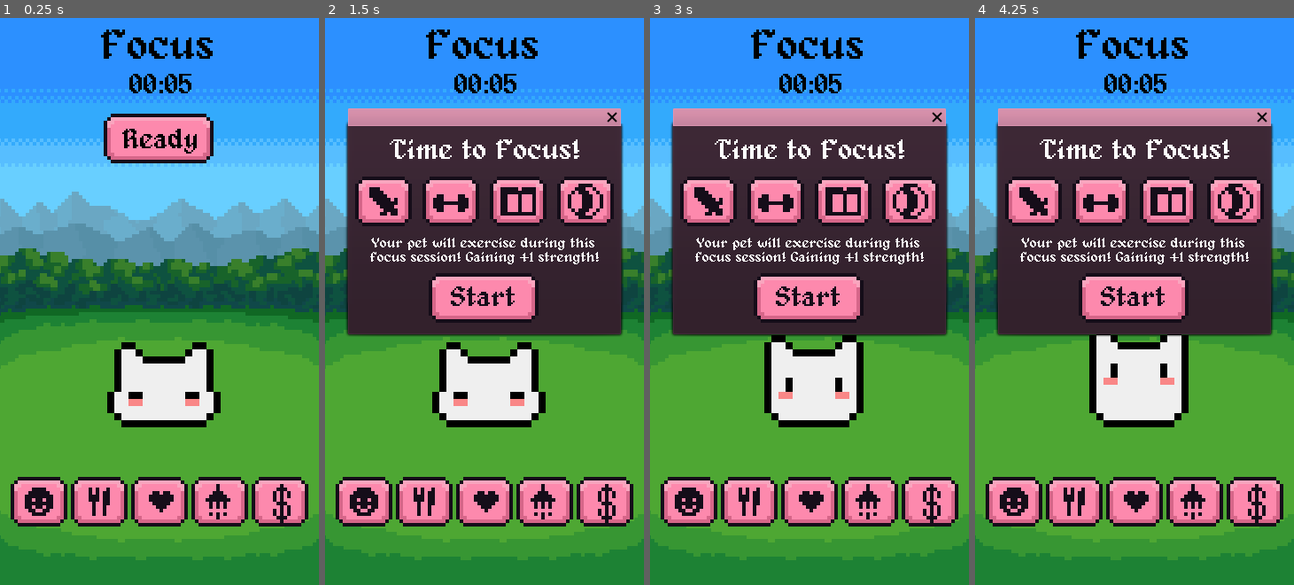
Above: before the commit, frames 1-4 (left to right).
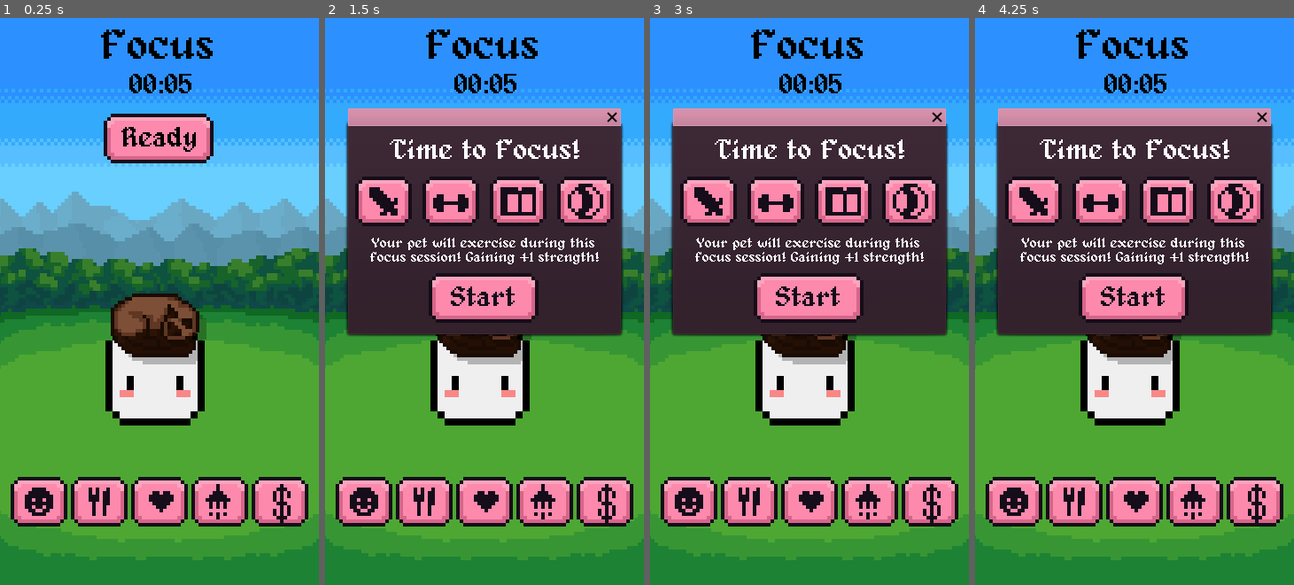
Above: after the commit, the same moments.

Repository: Sleeping-Robot-Games/Pomogotchi
Game: Godot game, scene res://scenes/Main.tscn
Same seed, same stepped clock (60 frames per second), same inputs: the game is played once before the commit and once after it.
Inputs (mouse positions are in pixels of both pictures, inside the frame that each line leads up to):
- Up to frame 1 (0.25 s): no input
- Up to frame 2 (1.5 s): click (484, 137) at 0.5 s; click (484, 137) at 1.25 s
- Up to frame 3 (3 s): click (707, 273) at 2 s; click (707, 273) at 2.75 s
- Up to frame 4 (4.25 s): click (1236, 273) at 3.5 s

The runs differ from the first frame. In frame 1, 5.3% of the frame differs, in the area x 33-70%, y 19-73%; in frame 2, 3.1%; in frame 3, 3.1%; in frame 4, 3.2%.

Commit message:
Creates pet scene

Diff:
--- a/scenes/Main.tscn
+++ b/scenes/Main.tscn
@@ -1,9 +1,7 @@
-[gd_scene load_steps=49 format=2]
+[gd_scene load_steps=46 format=2]
 
 [ext_resource path="res://scripts/Main.gd" type="Script" id=1]
-[ext_resource path="res://assets/blobtest2.png" type="Texture" id=2]
-[ext_resource path="res://assets/blobtest1.png" type="Texture" id=3]
-[ext_resource path="res://assets/blobtest3.png" type="Texture" id=4]
+[ext_resource path="res://scenes/Pet.tscn" type="PackedScene" id=2]
 [ext_resource path="res://resources/theme_focus_group.tres" type="ButtonGroup" id=5]
 [ext_resource path="res://resources/alagard.ttf" type="DynamicFontData" id=6]
 [ext_resource path="res://scripts/FocusPopUp.gd" type="Script" id=7]
@@ -981,14 +979,6 @@
 size = 32
 font_data = ExtResource( 6 )
 
-[sub_resource type="SpriteFrames" id=1]
-animations = [ {
-"frames": [ ExtResource( 3 ), ExtResource( 4 ), ExtResource( 2 ) ],
-"loop": true,
-"name": "default",
-"speed": 10.0
-} ]
-
 [sub_resource type="DynamicFont" id=15]
 size = 32
 font_data = ExtResource( 6 )
@@ -1070,16 +1060,14 @@
 }
 
 [node name="ReadyButtonLabel" type="Label" parent="Main"]
-margin_left = 138.0
-margin_top = 123.0
-margin_right = 224.0
-margin_bottom = 153.0
+margin_left = 118.0
+margin_top = 121.0
+margin_right = 242.0
+margin_bottom = 151.0
 custom_colors/font_color = Color( 0, 0, 0, 1 )
 custom_fonts/font = SubResource( 14 )
 text = "Ready"
-__meta__ = {
-"_edit_use_anchors_": false
-}
+align = 1
 
 [node name="Mode" type="RichTextLabel" parent="Main"]
 margin_left = 114.0
@@ -1105,15 +1093,6 @@
 text = "25:00"
 scroll_active = false
 
-[node name="Sprite" type="AnimatedSprite" parent="Main"]
-position = Vector2( 179, 400 )
-scale = Vector2( 8, 8 )
-frames = SubResource( 1 )
-frame = 1
-speed_scale = 0.5
-playing = true
-offset = Vector2( 0.799999, -0.199997 )
-
 [node name="TaskContainer" type="HBoxContainer" parent="Main"]
 margin_left = -4.0
 margin_top = 514.0
@@ -1299,6 +1278,9 @@
 margin_bottom = 221.0
 text = "START"
 
+[node name="Pet" parent="." instance=ExtResource( 2 )]
+position = Vector2( 175, 396 )
+
 [node name="Profile" parent="." instance=ExtResource( 9 )]
 visible = false
 
--- /dev/null
+++ b/scenes/Pet.tscn
@@ -0,0 +1,17 @@
+[gd_scene load_steps=3 format=2]
+
+[ext_resource path="res://assets/Barcat_001b.png" type="Texture" id=1]
+[ext_resource path="res://assets/blobtest1.png" type="Texture" id=2]
+
+[node name="Pet" type="Node2D"]
+scale = Vector2( 8, 8 )
+
+[node name="Body" type="Sprite" parent="."]
+texture = ExtResource( 2 )
+
+[node name="Hat" type="Sprite" parent="."]
+position = Vector2( 0, -5.625 )
+scale = Vector2( 0.5, 0.5 )
+texture = ExtResource( 1 )
+
+[node name="AnimationPlayer" type="AnimationPlayer" parent="."]
--- a/scripts/BreakPopUp.gd
+++ b/scripts/BreakPopUp.gd
@@ -3,7 +3,7 @@
 
 onready var main = get_parent()
 onready var timer = main.get_node('Timer')
-onready var ready_button = main.get_node("Ready")
+onready var ready_button_label = main.get_node("ReadyButtonLabel")
 
 
 func _ready():
@@ -13,7 +13,7 @@
 func _on_Start_button_up():
 	# Start the timer if a focus theme is selected and update start button text
 	timer.start()
-	ready_button.text = 'Pause'
+	ready_button_label.text = 'Pause'
 	main.focus_theme_mode = ""
 
 	hide()
--- a/scripts/FocusPopUp.gd
+++ b/scripts/FocusPopUp.gd
@@ -2,7 +2,7 @@
 
 onready var main = get_parent()
 onready var timer = main.get_node('Timer')
-onready var ready_button = main.get_node("Ready")
+onready var ready_button_label = main.get_node("ReadyButtonLabel")
 
 const DESCRIPTION_THEME_TEXT = {
 	'Adventure': "Your pet will adventure during this focus session! Gain +2 gold",
@@ -19,7 +19,7 @@
 	if main.focus_theme_mode:
 		# Start the timer if a focus theme is selected and update start button text
 		timer.start()
-		ready_button.text = 'Pause'
+		ready_button_label.text = 'Pause'
 		hide()
 		# Hide other UI not relevant to the focus
 		for element in main.ui_to_hide_on_focus:
--- a/scripts/Main.gd
+++ b/scripts/Main.gd
@@ -32,9 +32,9 @@
 	else:
 		$Timer.paused = !$Timer.paused
 		if $Timer.paused:
-			$Ready.text = 'Resume'
+			$ReadyButtonLabel.text = 'Resume'
 		else:
-			$Ready.text = 'Pause'
+			$ReadyButtonLabel.text = 'Pause'
 
 
 func _on_Timer_timeout():
@@ -46,7 +46,7 @@
 		timer_seconds = c.STANDARD_BREAK_SECONDS if timer_mode == c.FOCUS else c.STANDARD_FOCUS_SECONDS
 		timer_mode = c.BREAK if timer_mode == c.FOCUS else c.FOCUS
 		# Update the ready button and mode text
-		$Ready.text = 'Ready'
+		$ReadyButtonLabel.text = 'Ready'
 		$Mode.text = timer_mode
 
 		if timer_mode == c.BREAK:
